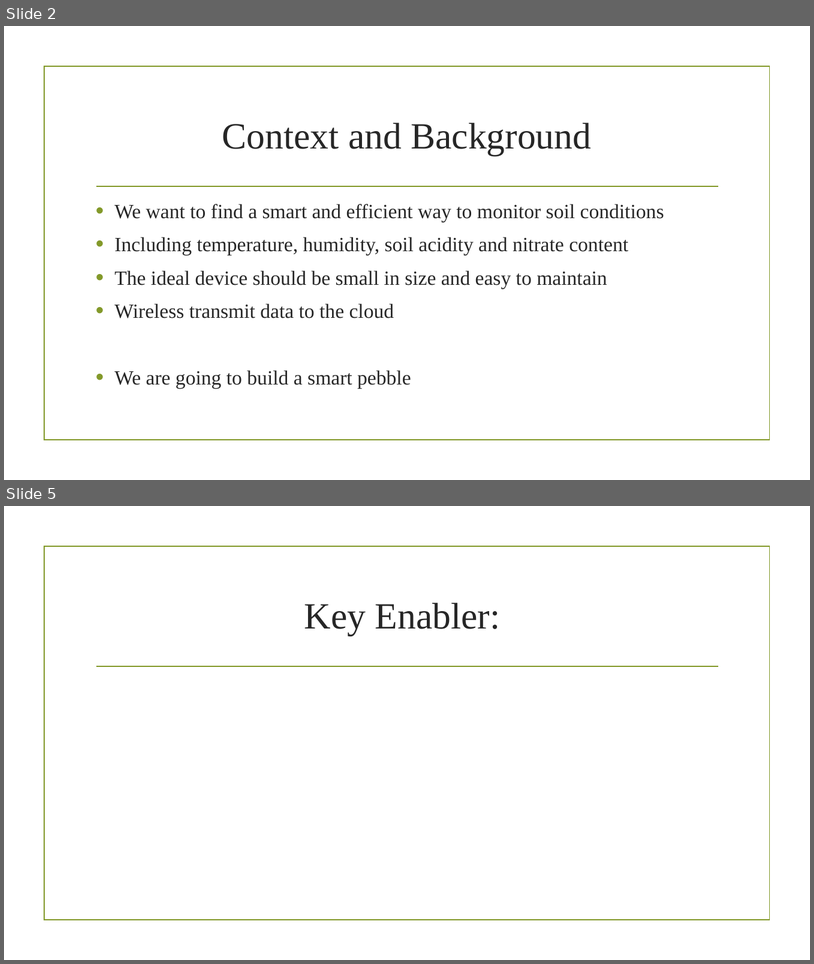
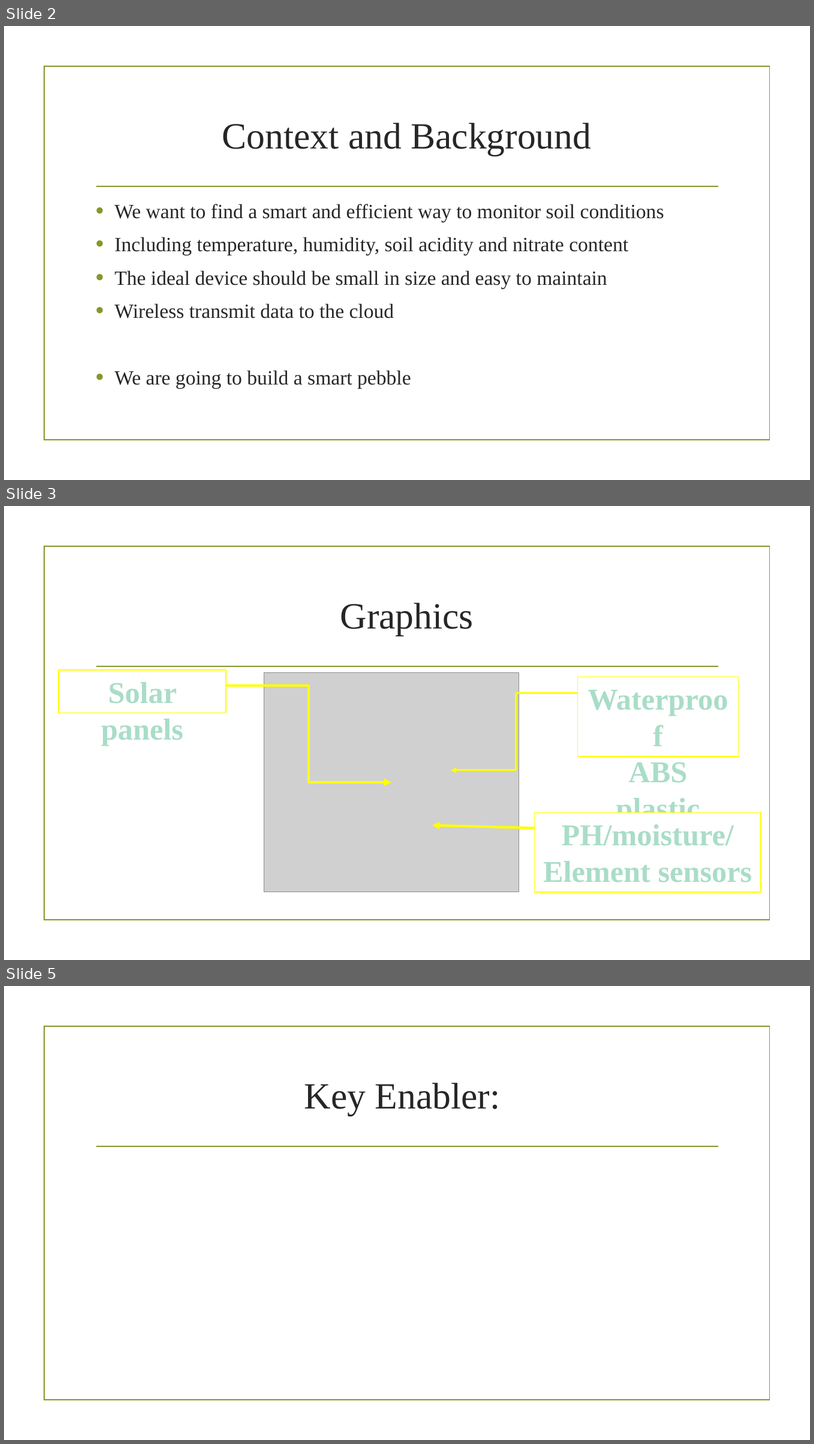
Before and after one commit to johnkmj/tufts_comp50_shared, a slide deck: HW1.pptx. Shown one above the other, each under a label of ours: slides 2 and 5 before the commit, slides 2, 3 and 5 after it; the slides between them are not shown. The pictures are 814x964 and 814x1444 pixels, drawn with LibreOffice and Linux fonts; fonts in the diff are those of the drawing; grey boxes stand for pictures; background and template pictures are left out. Boxes give left, top, right and bottom in pixels: in the first picture for what was removed or moved away, otherwise in the second. Text is boxed around its words. In the diff, an @@ line names an element or a change of style, - is before the commit and + after.

Commit message:
finish ps for graphics, graphics page

```diff
--- a/HW1.pptx
+++ b/HW1.pptx
@@ slide 3 added at <box>4,506,810,960</box>, background picture (left out); not listed: 2 template elements that a slide beside it also shows @@
@@ title added at <box>341,603,474,636</box>, 44 pt, text #262626 @@
+Graphics
@@ rectangle added at <box>59,670,226,713</box>, fill #FFFFFF, outline #FFFF00 1.25 pt, 36 pt, text #A9DDC7, bold @@
+Solar panels
@@ elbow arrow added from (225, 685) to (392, 782), #FFFF00 3 pt @@
@@ picture added at <box>264,672,519,892</box> @@
@@ rectangle added at <box>578,676,739,756</box>, fill #FFFFFF, outline #FFFF00 1.25 pt, 36 pt, text #A9DDC7, bold @@
+Waterproof
+ABS plastic
@@ elbow arrow added from (581, 693) to (451, 770), #FFFF00 2.25 pt @@
@@ arrow added from (581, 829) to (432, 825), #FFFF00 3 pt @@
@@ rectangle added at <box>535,813,761,892</box>, fill #FFFFFF, outline #FFFF00 1.25 pt, 36 pt, text #A9DDC7, bold @@
+PH/moisture/
+Element sensors
```
Also in this commit, not shown: 1 other slide added, 2 slides removed, 4 other files.
